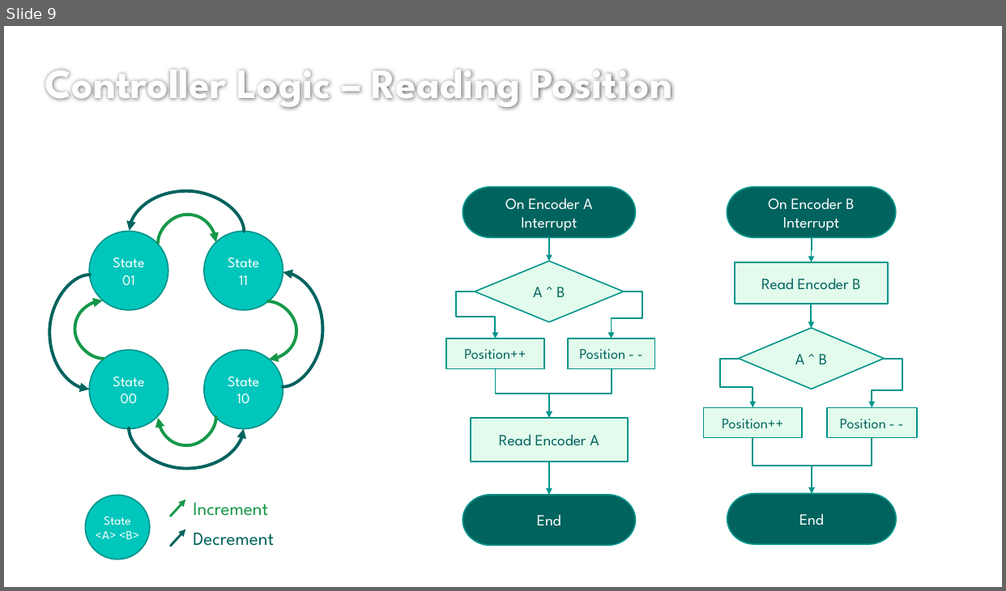
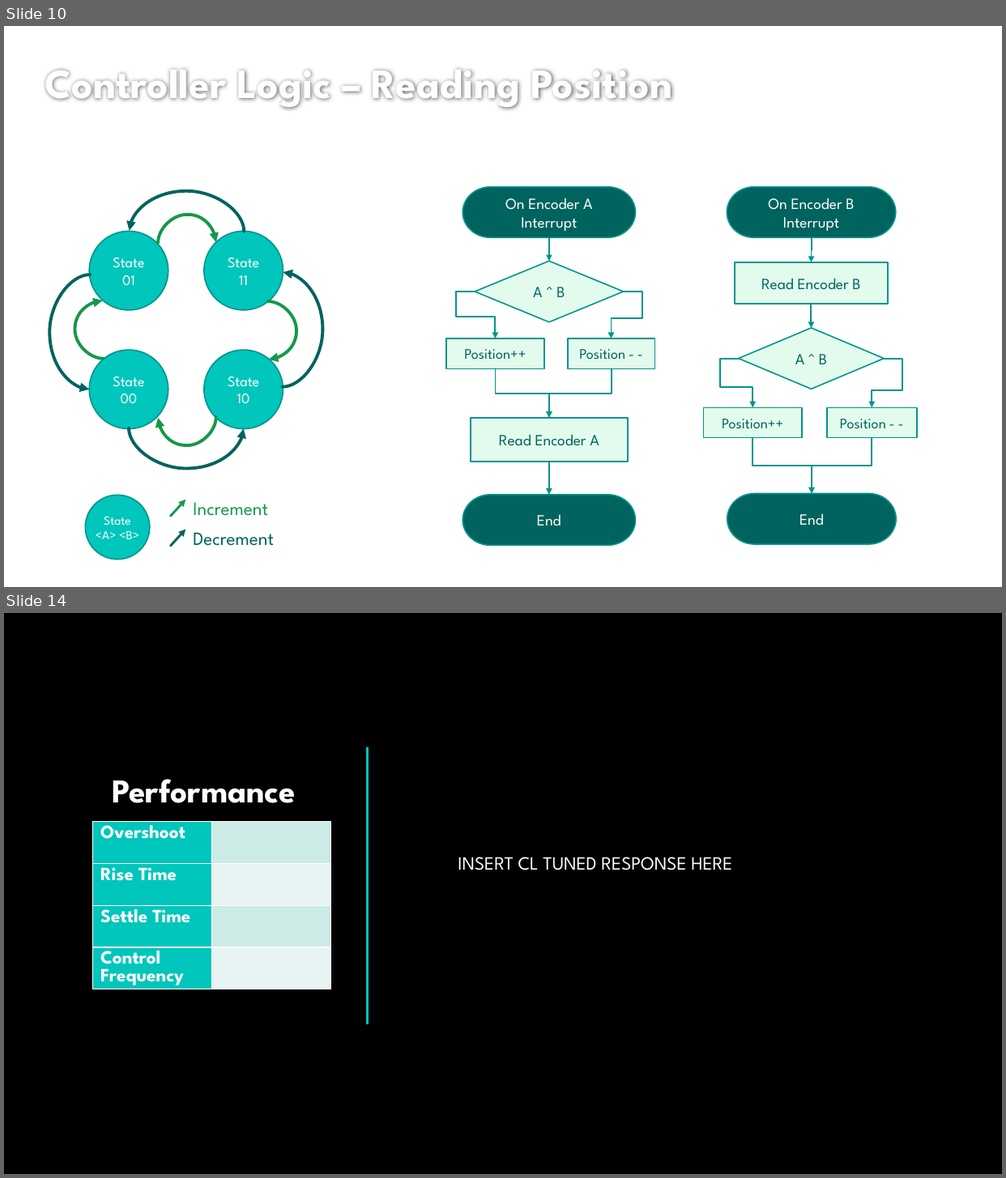
Before and after one commit to lcall3/Controller, a slide deck: doc/report/demo2.pptx. Shown one above the other, each under a label of ours: slide 9 before the commit, slides 10 and 14 after it; the slides between them are not shown. The pictures are 1006x591 and 1006x1178 pixels, drawn with LibreOffice and Linux fonts; fonts in the diff are those of the drawing; background and template pictures are left out. Boxes give left, top, right and bottom in pixels: in the first picture for what was removed or moved away, otherwise in the second. Text is boxed around its words. In the diff, an @@ line names an element or a change of style, - is before the commit and + after.

```diff
--- a/doc/report/demo2.pptx
+++ b/doc/report/demo2.pptx
@@ slide 14 added at box(4, 613, 1002, 1174), background #000000 @@
@@ line added from (367, 748) to (367, 1023), #00C6BB 3 pt @@
@@ title added at box(112, 779, 295, 803), 32 pt, text #FFFFFF, bold @@
+Performance
@@ table added at box(93, 822, 331, 1000), 4 rows, 2 columns @@
+Overshoot | 
+Rise Time | 
+Settle Time | 
+Control Frequency | 
@@ text added at box(458, 857, 732, 871), 18 pt, text #FFFFFF @@
+INSERT CL TUNED RESPONSE HERE
@@ what was slide 9 is now slide 10 @@
```
Also in this commit, not shown: 5 slides changed, 6 other slides added, 2 slides removed, 1 other file.
